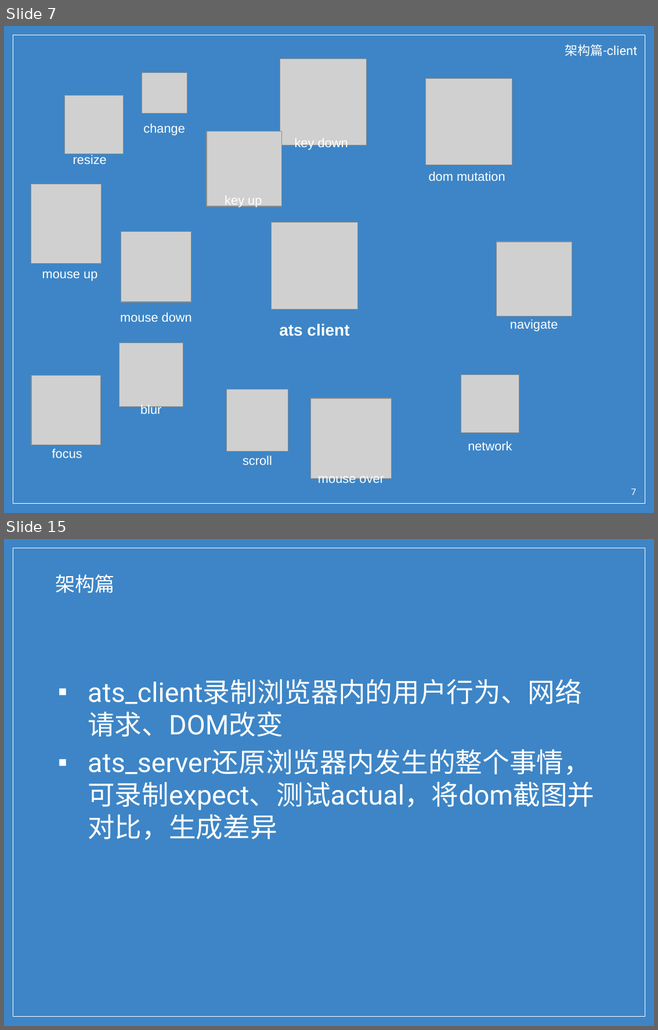
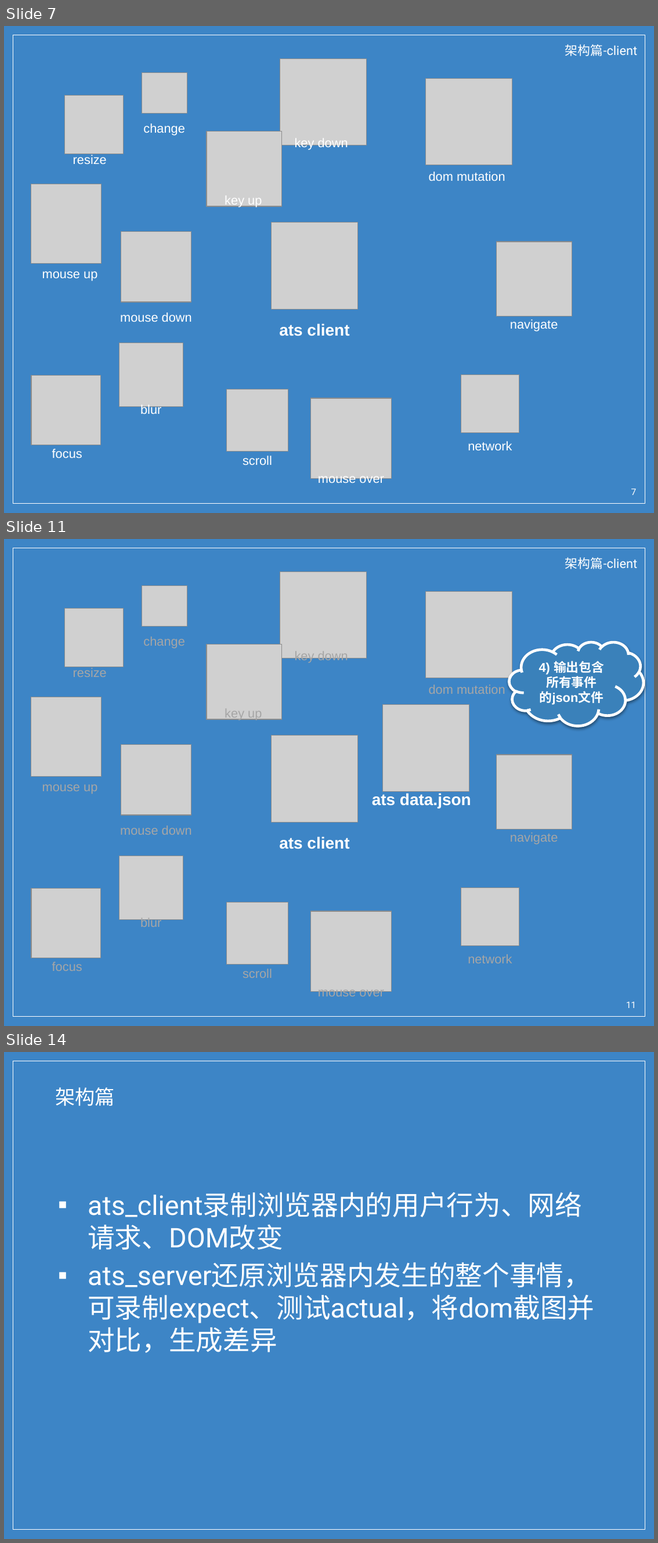
Before and after one commit to wu0792/ats_client, a slide deck: ext/share.pptx. Shown one above the other, each under a label of ours: slides 7 and 15 before the commit, slides 7, 11 and 14 after it; the slides between them are not shown. The pictures are 658x1030 and 658x1543 pixels, drawn with LibreOffice and Linux fonts; fonts in the diff are those of the drawing; grey boxes stand for pictures; background and template pictures are left out. Boxes give left, top, right and bottom in pixels: in the first picture for what was removed or moved away, otherwise in the second. Text is boxed around its words. In the diff, an @@ line names an element or a change of style, - is before the commit and + after.

```diff
--- a/ext/share.pptx
+++ b/ext/share.pptx
@@ slide 11 added at [4,539,654,1026], background picture (left out); not listed: 1 template element that a slide beside it also shows @@
@@ picture added at [280,571,366,658] @@
@@ text added at [565,557,637,569], 14 pt, text #FFFFFF @@
+架构篇-client
@@ picture added at [141,586,187,627] @@
@@ picture added at [64,608,123,667] @@
@@ picture added at [426,592,512,678] @@
@@ text added at [143,636,185,648], 14 pt, text #A6A6A6 @@
+change
@@ cloud added at [509,642,643,726], fill #3A81BA, outline #FFFFFF 3 pt, 14 pt, text #FFFFFF, bold @@
+4) 输出包含
+所有事件
+的json文件
@@ picture added at [206,644,282,719] @@
@@ text added at [295,658,348,663], 14 pt, text #A6A6A6 @@
+key down
@@ text added at [73,668,107,677], 14 pt, text #A6A6A6 @@
+resize
@@ text added at [429,685,505,694], 14 pt, text #A6A6A6 @@
+dom mutation
@@ picture added at [31,697,101,777] @@
@@ text added at [224,709,262,721], 14 pt, text #A6A6A6 @@
+key up
@@ picture added at [382,705,469,791] @@
@@ picture added at [121,744,192,815] @@
@@ picture added at [271,736,357,822] @@
@@ picture added at [496,755,571,830] @@
@@ text added at [42,784,97,794], 14 pt, text #A6A6A6 @@
+mouse up
@@ text added at [372,793,471,808], 18 pt, text #FFFFFF, bold @@
+ats data.json
@@ text added at [120,826,192,835], 14 pt, text #A6A6A6 @@
+mouse down
@@ text added at [510,832,557,845], 14 pt, text #A6A6A6 @@
+navigate
@@ text added at [279,837,349,849], 18 pt, text #FFFFFF, bold @@
+ats client
@@ picture added at [119,856,183,919] @@
@@ picture added at [31,889,101,958] @@
@@ picture added at [226,902,288,964] @@
@@ picture added at [460,888,519,946] @@
@@ text added at [140,917,161,927], 14 pt, text #A6A6A6 @@
+blur
@@ picture added at [311,911,391,992] @@
@@ text added at [467,954,511,964], 14 pt, text #A6A6A6 @@
+network
@@ text added at [52,962,82,971], 14 pt, text #A6A6A6 @@
+focus
@@ text added at [242,969,272,978], 14 pt, text #A6A6A6 @@
+scroll
@@ text added at [318,986,383,999], 14 pt, text #A6A6A6 @@
+mouse over
@@ page number added at [626,1002,636,1008], 10 pt, text #FFFFFF @@
+11
@@ what was slide 15 is now slide 14 @@
```
Also in this commit, not shown: 6 slides changed, 1 other slide added, 3 slides removed.
